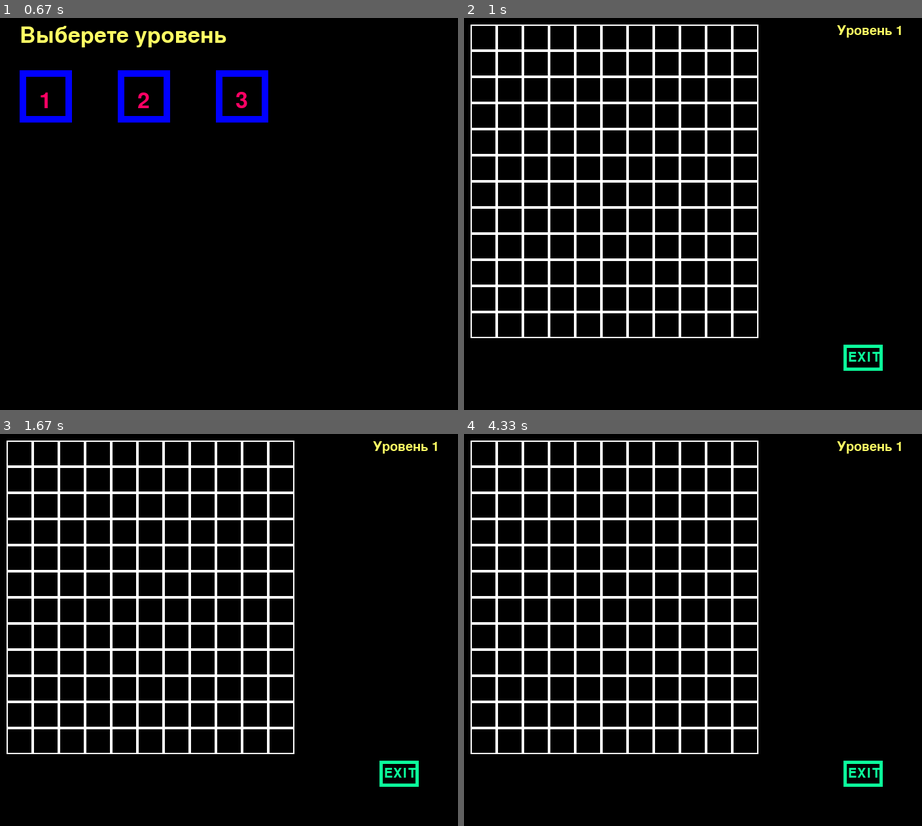
Above: before the commit, frames 1-4 (two rows, left to right).
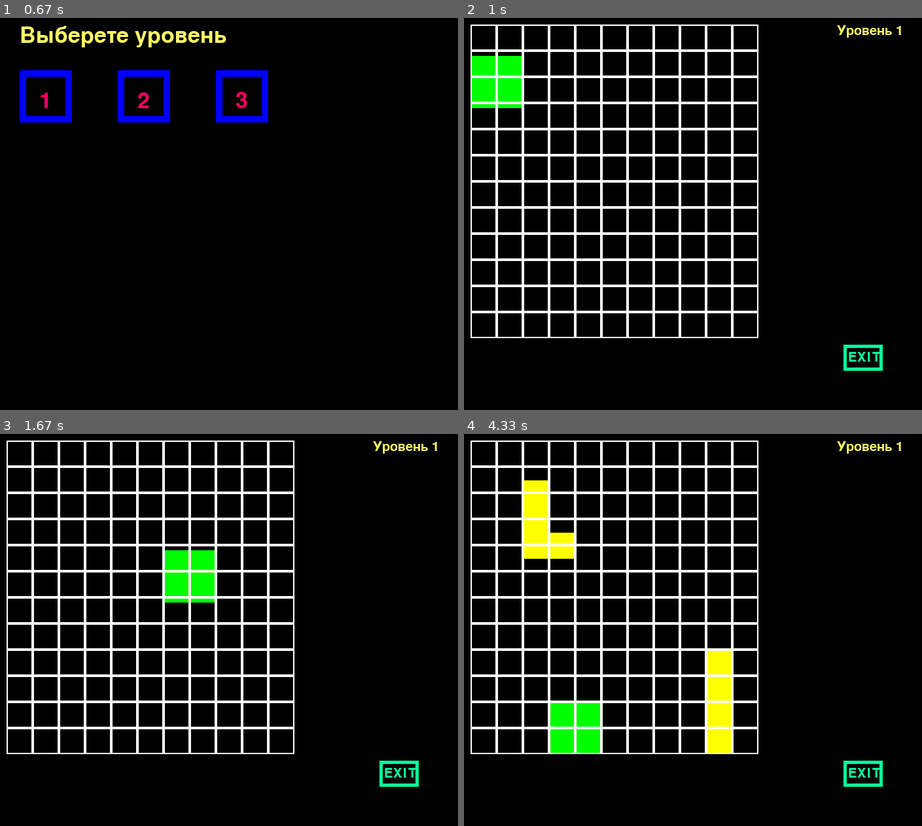
Above: after the commit, the same moments.

Repository: Natasha-rare/Pygame_project
Game: pygame game, started from Проект.py
Two runs of this game, one before a commit and one after it. Both use one fixed random seed, a clock stepped at 60 frames per second and the inputs below.
Inputs (mouse positions are in pixels of both pictures, inside the frame that each line leads up to):
- Up to frame 1 (0.67 s): tap 1 at 0.33 s
- Up to frame 2 (1 s): click (509, 96) at 0.72 s
- Up to frame 3 (1.67 s): hold Right 1-1.47 s; hold Right from 1.5 s (still down)
- Up to frame 4 (4.33 s): release Right at 1.97 s; hold Left 2-2.53 s; hold Down 2.57-2.87 s; hold Left 2.9-3.3 s; hold Right 3.33-3.97 s; hold Down from 4 s (still down)

Frame 1 is identical in both runs. In frame 2, 1.2% of the frame differs, in the area x 1-13%, y 9-23%; in frame 3, 1.2%; in frame 4, 3.7%, in the area x 13-59%, y 11-82%.

Commit message:
Фигуры создаются при касании низа доски или косания с другой поверхности. Есть возможность двигать фигуры

Diff:
--- a/Проект.py
+++ b/Проект.py
@@ -47,8 +47,10 @@
         self.image.blit(text, (30, 30))
 
     def update(self, *args):
+        global count
         if args and args[0].type == pygame.MOUSEBUTTONDOWN and self.rect.collidepoint(args[0].pos):
             if self.number == 1:
+                count = 0
                 first_run()
 
 
@@ -113,13 +115,15 @@
         pygame.display.flip()
         clock.tick(FPS)
 
+
 class Figure(pygame.sprite.Sprite):
-    def __init__(self, x, y, n):
+    def __init__(self, x, y, n, c):
         super().__init__(all_sprites)
         # self.add(figures)
         self.x = x
         self.y = y
         self.n = n
+        self.count = c
         self.go = True
         if n == 0:
             self.image = pygame.Surface((80, 80))
@@ -137,17 +141,31 @@
                                                                            (80, 120), (0, 120)], 0)
 
     def update(self, flag, *args):
+        self.check()
+        if self.go:
+            if flag == 1:
+                self.rect.y += args[0]
+            else:
+                if args[0] == 'R' and self.count == args[1] and self.rect.x <= 330:
+                    self.rect.x += 40
+                elif args[0] == 'L' and self.count == args[1] and self.rect.x >= 40:
+                    self.rect.x -= 40
+                elif args[0] == 'D' and self.count == args[1]:
+                    self.check()
+                    if self.go:
+                        if self.n == 0:
+                            self.rect.y += min(40, 410 - self.rect.y)
+                        elif self.n == 1:
+                            self.rect.y += min(40, 330 - self.rect.y)
+                        elif self.n == 2:
+                            self.rect.y += min(40, 370 - self.rect.y, )
+
+
+    def check(self):
         if (self.n == 0 and self.rect.y == 410) or \
                 (self.n == 1 and self.rect.y == 330) or \
                 (self.n == 2 and self.rect.y == 370) or len(pygame.sprite.spritecollide(self, figures, False)) > 1:
             self.go = False
-        if self.go:
-            if flag == 1:
-                self.rect.y += args[0]
-            else:
-                if args and args[0].type == key[pygame.K_RIGHT]:
-                    self.rect.x += 40
-
 
 
 class Board:
@@ -189,31 +207,22 @@
         clock.tick(FPS)
 
 
-#def run_level(level):
-    #screen.fill((0, 0, 0))
-    #board.render(screen)
-    #font = pygame.font.Font(None, 30)
-    #text = font.render(f'Уровень {level}', 1, (255, 255, 100))
-    #screen.blit(text, (570, 10))
-    #exit_btn.draw(screen)
-    #while True:
-    #    for event in pygame.event.get():
-    #        if event.type == pygame.QUIT:
-    #            terminate()
-    #        if event.type == pygame.MOUSEBUTTONDOWN:
-    #            exit_btn.update(event)
-    #    if level == 1:
-    #       first_run()
-    #    pygame.display.flip()
-    #    clock.tick(FPS)
-
-
-v = 100
+
+
+v = 150
 f = 0
 # первый уровень
+
+
 def first_run():
     board.render(screen)
-    global key, f
+    global key, f, count
+    if count == 0:
+        count += 1
+        figure = Figure(10 + f * 40, 10, f % 3, count)
+        figures.add(figure)
+        all_sprites.add(figure)
+        f = choice(range(11))
     while True:
         key = pygame.key.get_pressed()
         for event in pygame.event.get():
@@ -221,11 +230,17 @@
                 terminate()
             if event.type == pygame.MOUSEBUTTONDOWN:
                 exit_btn.update(event)
-            if event.type == pygame.KEYDOWN:
-                figures.update(0, event)
-            if event.type == pygame.KEYDOWN and event.key == pygame.K_1:
-                figures.add(Figure(10 + f * 40, 10, f % 3))
-                all_sprites.add(Figure(10 + f * 40, 10, f % 3))
+            if event.type == pygame.KEYDOWN and event.key == pygame.K_RIGHT:
+                figures.update(0, 'R', count)
+            if event.type == pygame.KEYDOWN and event.key == pygame.K_LEFT:
+                figures.update(0, 'L', count)
+            if event.type == pygame.KEYDOWN and event.key == pygame.K_DOWN:
+                figures.update(0, 'D', count)
+            if figure.go is False:
+                count += 1
+                figure = Figure(10 + f * 40, 10, f % 3, count)
+                figures.add(figure)
+                all_sprites.add(figure)
                 f = choice(range(11))
         screen.fill((0, 0, 0))
         font = pygame.font.Font(None, 30)
@@ -243,11 +258,13 @@
 all_sprites = pygame.sprite.Group()
 levels = pygame.sprite.Group()
 figures = pygame.sprite.Group()
+figure = pygame.sprite.Sprite()
 exit_btn = pygame.sprite.Group()
 level1 = Level(30, 80, 1)
 level2 = Level(180, 80, 2)
 level3 = Level(330, 80, 3)
 exit = Exit()
+
 exit_btn.add(exit)
 all_sprites.add(exit)
 all_sprites.add(level1)
@@ -257,8 +274,10 @@
 all_sprites.add(level3)
 levels.add(level3)
 board = Board(11, 12)
+#MYEVENT = 30
+#pygame.time.set_timer(MYEVENT, 14940)
 pygame.mixer.music.load('fon.mp3')
-pygame.mixer.music.play()
+# pygame.mixer.music.play()
 running = True
 start_screen()
 
